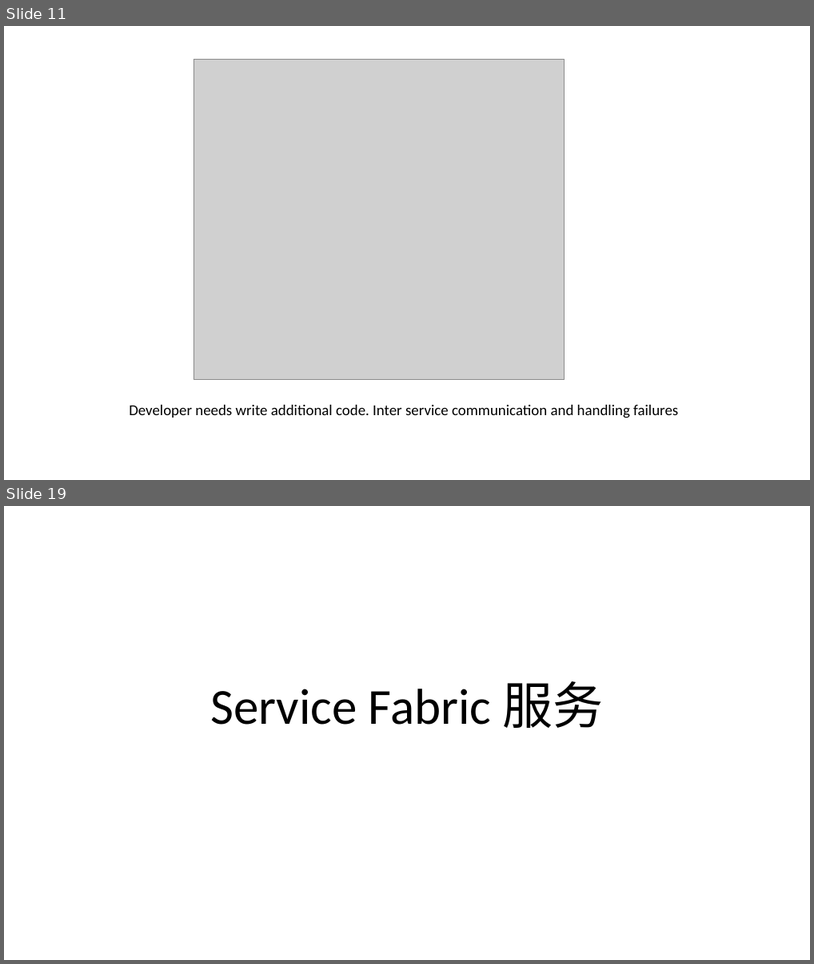
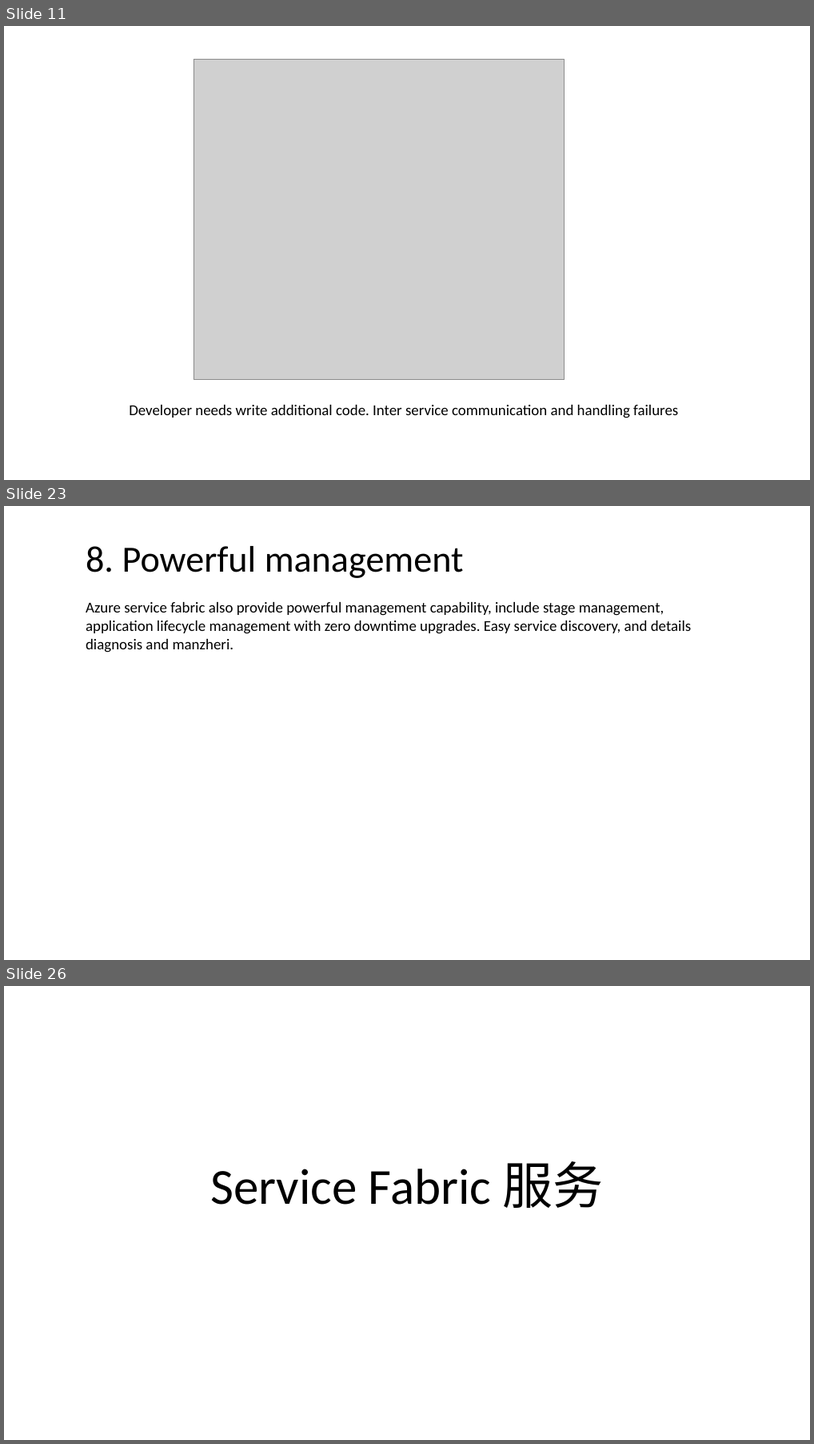
Before and after one commit to FredJiangFei/MyDocuments, a slide deck: 工作/Service Fabric/Service Fabric.pptx. Shown one above the other, each under a label of ours: slides 11 and 19 before the commit, slides 11, 23 and 26 after it; the slides between them are not shown. The pictures are 814x964 and 814x1444 pixels, drawn with LibreOffice and Linux fonts; fonts in the diff are those of the drawing; grey boxes stand for pictures. Boxes give left, top, right and bottom in pixels: in the first picture for what was removed or moved away, otherwise in the second. Text is boxed around its words. In the diff, an @@ line names an element or a change of style, - is before the commit and + after.

```diff
--- a/工作/Service Fabric/Service Fabric.pptx
+++ b/工作/Service Fabric/Service Fabric.pptx
@@ slide 23 added at (x1=4, y1=506, x2=810, y2=960), background #FFFFFF @@
@@ text added at (x1=86, y1=546, x2=464, y2=578), 44 pt, text #000000 @@
+8. Powerful management
@@ text added at (x1=86, y1=602, x2=691, y2=652), 18 pt, text #000000 @@
+Azure service fabric also provide powerful management capability, include stage management, application lifecycle management with zero downtime upgrades. Easy service discovery, and details diagnosis and manzheri.
@@ what was slide 19 is now slide 26 @@
```
Also in this commit, not shown: 5 slides changed, 9 other slides added, 4 slides removed, 1 other file.
